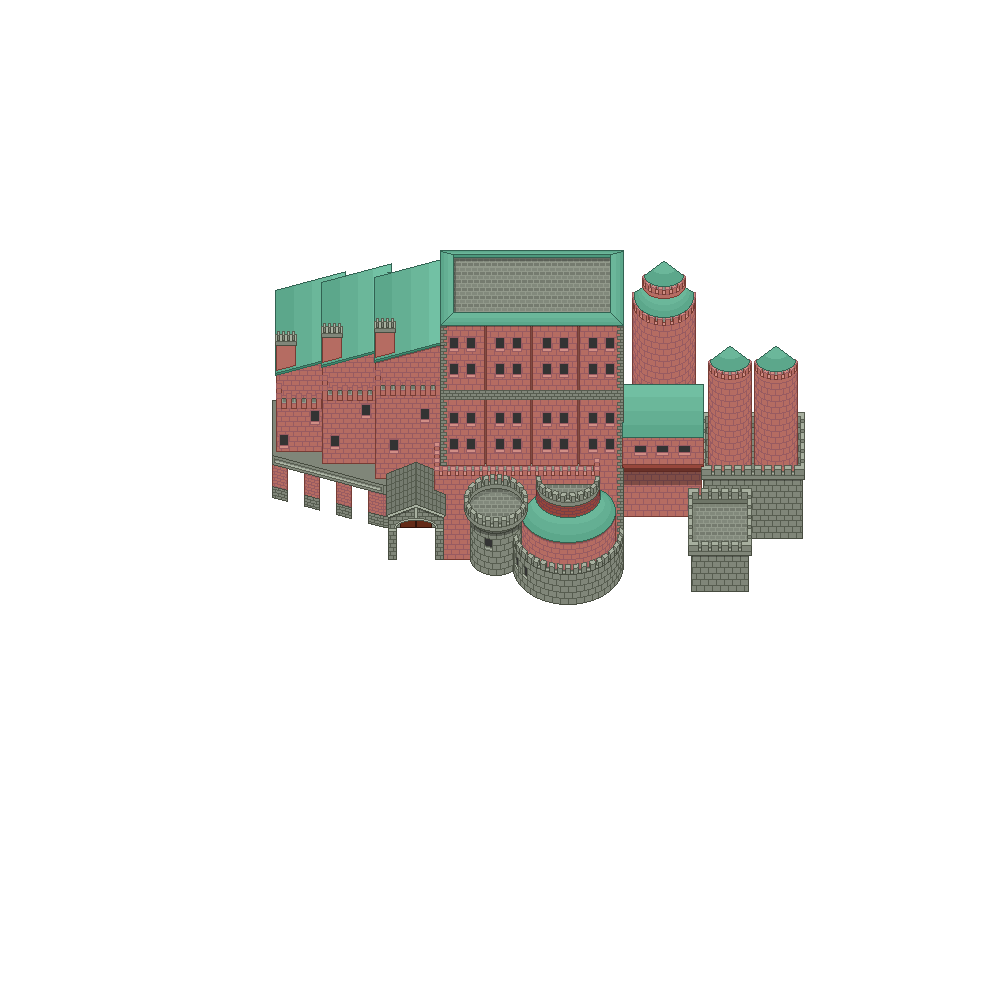
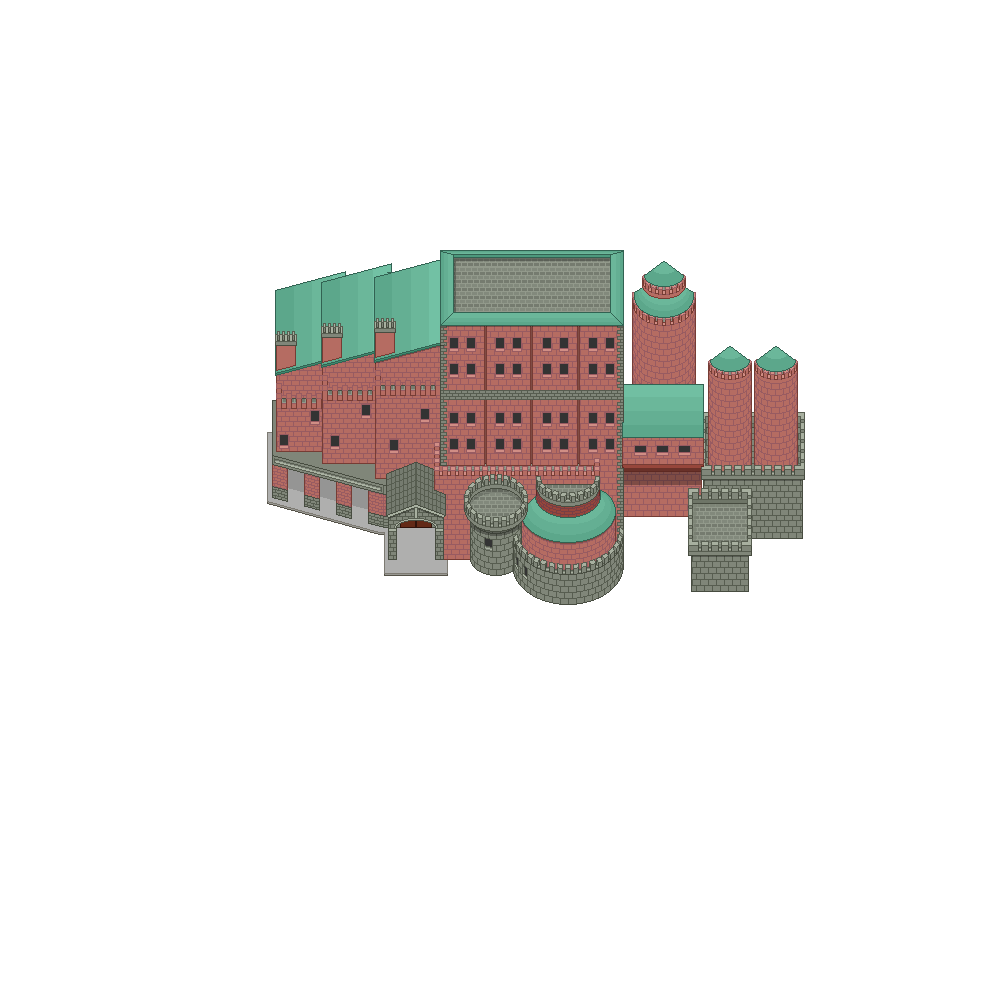
Comparing the layer stacks of the two 1000x1000 images. Changes:
painted on "sombras overhang #13" over [267, 432, 448, 576]
